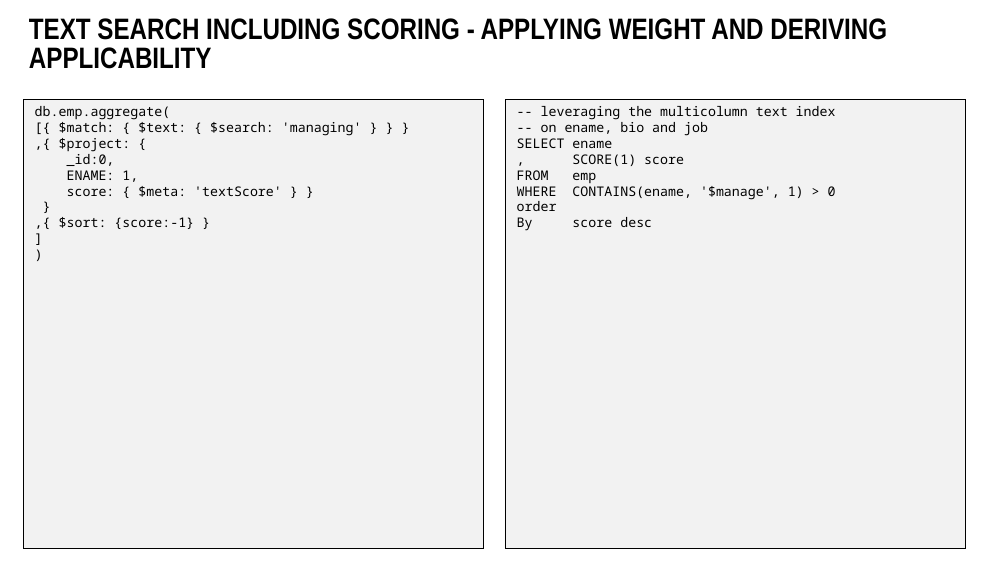
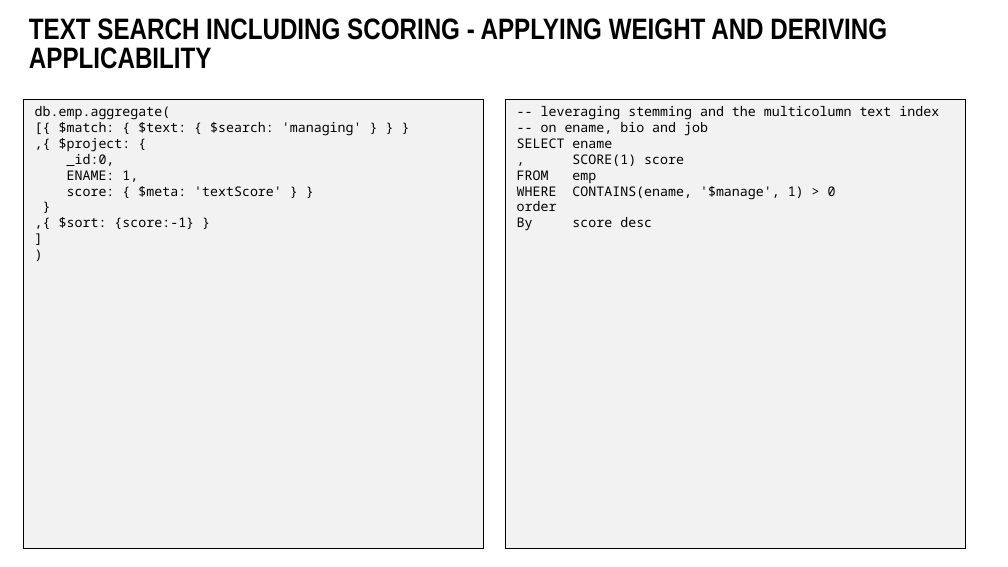
Before and after one commit to lucasjellema/sig-nosql-mongodb, a slide deck: slide 31 of mongodb-find-agg-vs-oracle-sql.pptx. Drawn at 1008x567 pixels with LibreOffice and Linux fonts; fonts in the diff are those of the drawing; background and template pictures are left out. Boxes give left, top, right and bottom in pixels: in the first picture for what was removed or moved away, otherwise in the second. Text is boxed around its words. In the diff, an @@ line names an element or a change of style, - is before the commit and + after.

```diff
--- a/mongodb-find-agg-vs-oracle-sql.pptx
+++ b/mongodb-find-agg-vs-oracle-sql.pptx
@@ text at (541,106,939,136): text changed @@
--- leveraging the multicolumn text index
--- on ename, bio and job
+-- leveraging stemming and the multicolumn text index
+-- on ename, bio and job
```
Also in this commit, not shown: 7 other slides changed, 1 other file.
